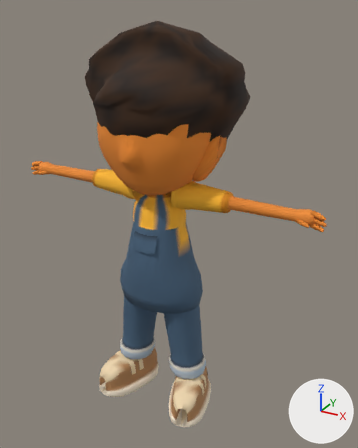
The Blender file assets/v2/source/sprout-pilot.blend: old version first, new version second.
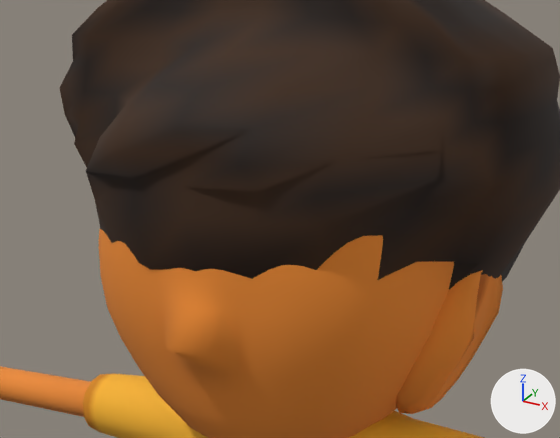
There are two pictures of each version: one whole from a 50 mm lens placed at (2.39, -3.94, 4.12), pointed at (0.1, 0.22, 2.04), one close up on the part from 18% to 69% of the width and 11% to 42% of the height. Arrows for +X, +Y and +Z are at lower right; the lights stay in place. The older version's two pictures come first.

Names of what the first close-up shows: 'kid_sprout_LOD0'.
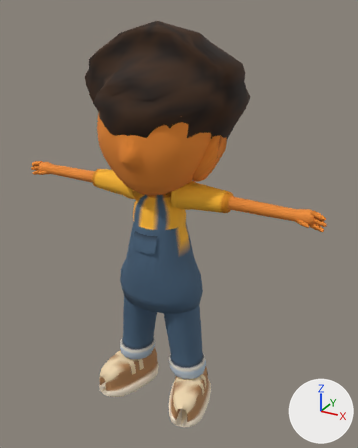
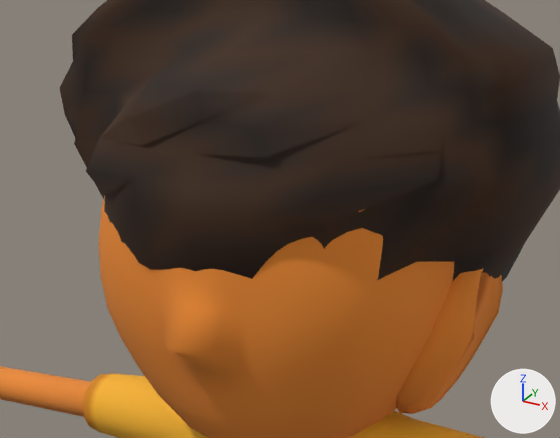
Pixel boxes [x1, y1, x2, y2] of what changed, in the close-ups (560 x 438 px; the box of a moved part takes in the faces that stretch with it):
part 1 of me_kid_sprout_lod0_mesh, moved or reshaped
    before: [86, 84, 548, 289]
    after: [86, 84, 548, 281]

The change, as a list of edits to the scene's bpy script:
```text
Change me_kid_sprout_lod0_mesh:
    where me_kid_sprout_lod0_mesh.from_pydata(...)  # 3581 vertices, 3669 faces; spans x -1.64..1.64, y -0.6..0.89, z 0.01..4.01
    used by ob_kid_sprout_lod0; location = (0.0, 0.0, 0.0)
    before: 942 (-0.2, -0.56, 3.42) at pixel (114, 152), 944 (0.2, -0.56, 3.42) at pixel (239, 164), 967 (0.0, -0.55, 3.5) at pixel (177, 126)
    me_kid_sprout_lod0_mesh part 1
    add for i in [942, 944, 967]: me_kid_sprout_lod0_mesh.vertices[i].co += Vector((0.0, 0.12, 0.0))
    me_kid_sprout_lod0_mesh.vertices[876].co: (0.63, -0.01, 3.1) -> (0.63, 0.02, 3.1)  # pixel (479, 263) -> pixel (483, 261)
    me_kid_sprout_lod0_mesh.vertices[893].co: (-0.37, -0.44, 3.26) -> (-0.37, -0.39, 3.26)  # pixel (94, 198) -> pixel (104, 195)
    me_kid_sprout_lod0_mesh.vertices[897].co: (0.37, -0.44, 3.26) -> (0.37, -0.39, 3.26)  # pixel (322, 225) -> pixel (331, 222)
```
